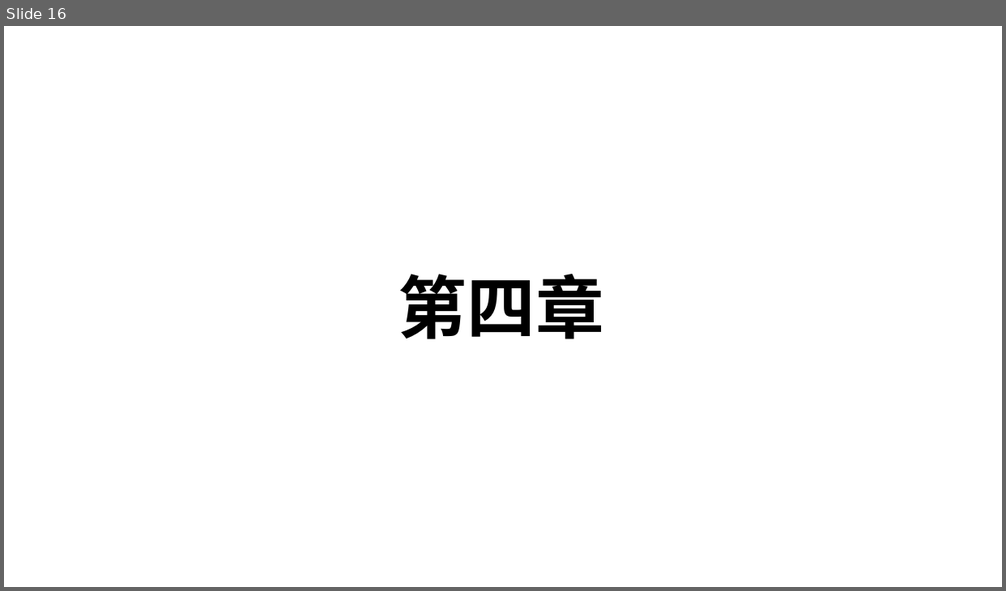
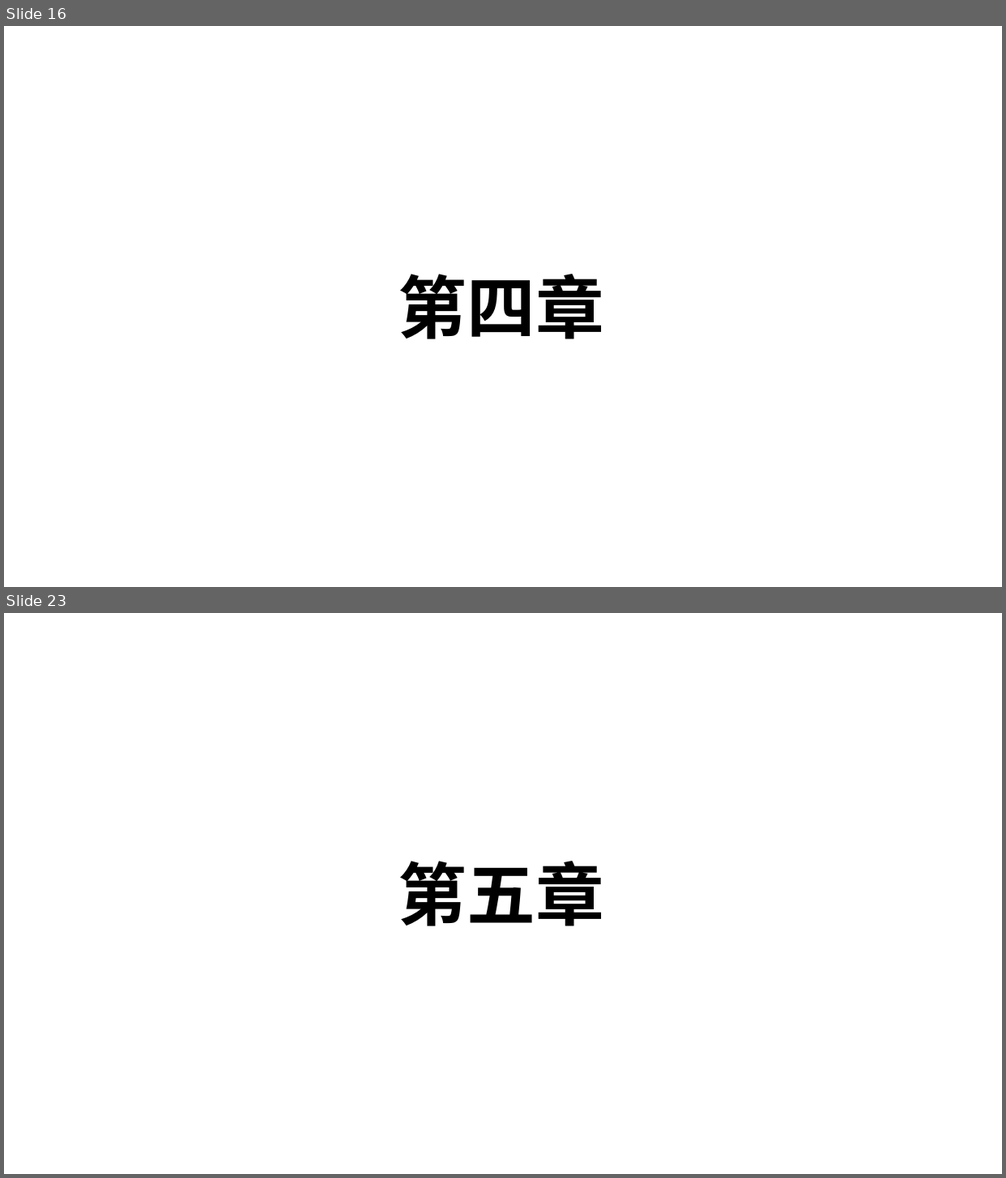
Before and after one commit to Chao200/TCP-IP-Network-Programming, a slide deck: TCP:IP 网络编程.pptx. Shown one above the other, each under a label of ours: slide 16 before the commit, slides 16 and 23 after it; the slides between them are not shown. The pictures are 1006x591 and 1006x1178 pixels, drawn with LibreOffice and Linux fonts; fonts in the diff are those of the drawing. Boxes give left, top, right and bottom in pixels: in the first picture for what was removed or moved away, otherwise in the second. Text is boxed around its words. In the diff, an @@ line names an element or a change of style, - is before the commit and + after.

```diff
--- a/TCP:IP 网络编程.pptx
+++ b/TCP:IP 网络编程.pptx
@@ slide 23 added at <box>4,613,1002,1174</box>, background #FFFFFF @@
@@ text added at <box>398,861,604,926</box>, 66 pt, text #000000, bold @@
+第五章
```
Also in this commit, not shown: 15 other slides added.
